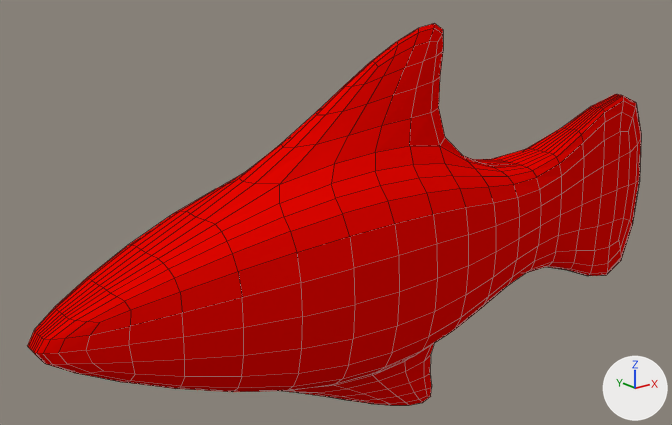
An edit to the Blender file source/blender/project.blend, drawn before and after from the same camera.
Before and after are seen from a camera (50 mm lens) standing at (-5.47, -6.84, 3.28) and looking at (0.43, 0.53, 0.33). Lighting does not change. The marker at lower right points along +X, +Y and +Z. Mesh edges are drawn as thin lines.
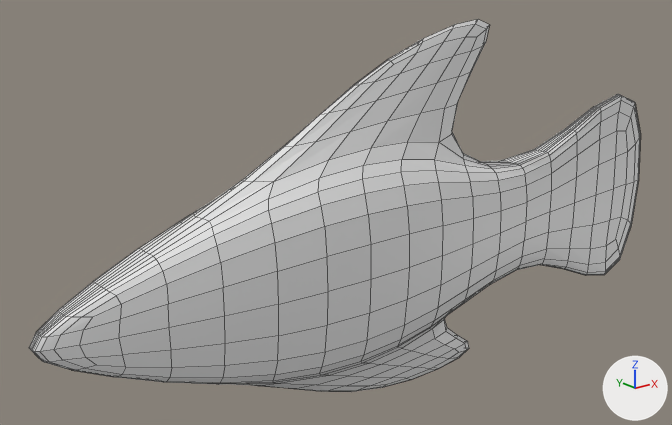
Boxes [x1, y1, x2, y2] around the edits, measured in the pictures (672 x 425 px; the box of a moved part takes in the faces that stretch with it):
'Cube', recoloured, reshaped, rescaled (red to grey)
    before: [28, 23, 641, 406]
    after: [29, 19, 641, 392]
part 1 of me_cube_001, moved or reshaped
    before: [280, 23, 445, 184]
    after: [275, 19, 489, 181]
part 2 of me_cube_001, moved or reshaped
    before: [290, 344, 434, 406]
    after: [279, 319, 469, 388]

The change in detail:
me_cube_001 has 48 vertices, 46 faces and spans x -3.22..5.22, y -1.0..1.0, z -2.3..2.64.
me_cube_001 is used by ob_cube; location (0.0, 0.0, 0.0).
me_cube_001 no longer uses material mat_material (red #e70600).
Part 1, on me_cube_001:
Vertex 44 of me_cube_001 moves from (1.84, 0.05, 2.64) to (2.95, 0.05, 2.64).
Vertex 45 of me_cube_001 moves from (1.84, -0.05, 2.64) to (2.95, -0.05, 2.64).
Part 2, on me_cube_001:
Vertex 46 of me_cube_001 moves from (1.84, -0.05, -2.3) to (2.82, -0.05, -1.62).
Vertex 47 of me_cube_001 moves from (1.84, 0.05, -2.3) to (2.82, 0.05, -1.62).
Object 'Cube' (ob_cube) is rescaled from (1.0, 1.0, 1.0) to (1.0, 0.572, 1.0).
